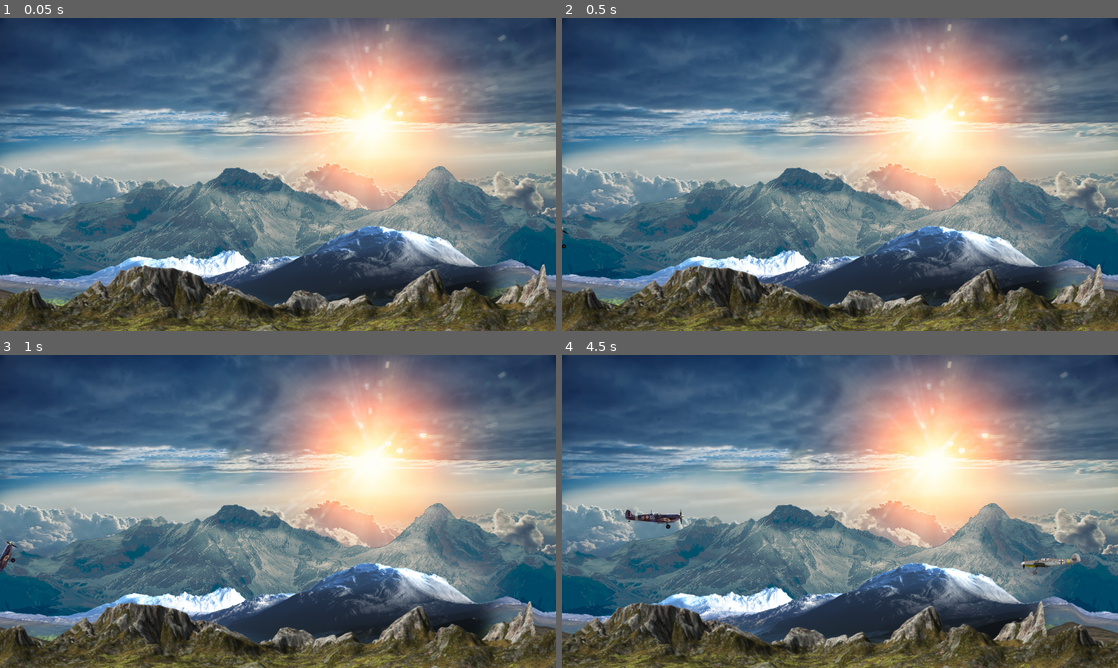
Above: before the commit, frames 1-4 (two rows, left to right).
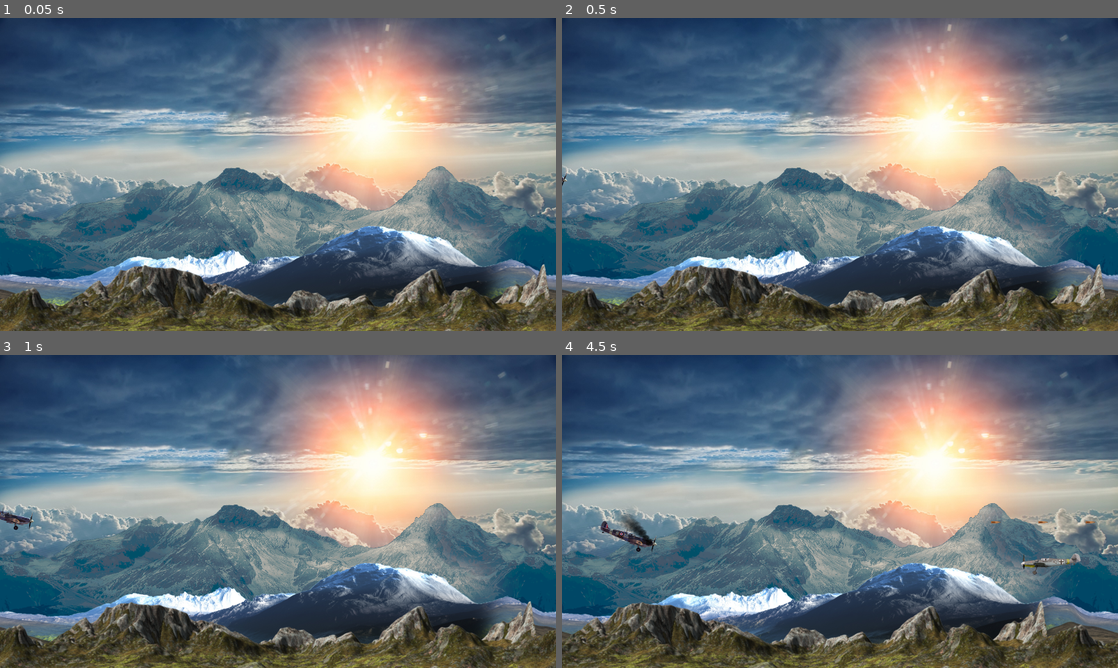
Above: after the commit, the same moments.

Repository: 7OneTwo/Godot-Fighter-Plane-Test
Game: Godot game, scene res://scenes/Game.tscn
The game is run twice, just before and just after one commit, with the same random seed, the same clock (stepped at 60 frames per second) and the same inputs. Sound files missing from this copy of the repository are replaced by a short silence.
Inputs:
- Up to frame 1 (0.05 s): no input
- Up to frame 2 (0.5 s): no input
- Up to frame 3 (1 s): hold Right (move_right) from 0.53 s (still down); hold Space (fire) from 0.53 s (still down)
- Up to frame 4 (4.5 s): release Right (move_right) at 1.28 s; release Space (fire) at 1.28 s; hold Down (move_down) 1.28-2.03 s; tap ` (test) at 1.35, 2.85, 4.35 s; hold Right (move_right) 2.03-2.78 s; hold Space (fire) 2.03-2.78 s; hold Up (move_up) 2.78-3.53 s; hold Space (fire) 3.53-4.28 s; hold Left (move_left) from 3.53 s (still down)

Frame 1 is identical in both runs. In frame 2, less than 0.1% of the frame differs, in the area x 0-2%, y 49-74%; in frame 3, 0.3%; in frame 4, 0.8%, in the area x 6-96%, y 49-63%.

Commit message:
Smoking enemies.

Diff:
--- a/scenes/EnemyPlane.tscn
+++ b/scenes/EnemyPlane.tscn
@@ -17,6 +17,7 @@
 [ext_resource type="AudioStream" uid="uid://cpmifpu5g677u" path="res://assets/audio/ricochet-8.ogg" id="15_ysnax"]
 [ext_resource type="Script" path="res://scripts/HitBox.gd" id="16_c7km0"]
 [ext_resource type="AudioStream" uid="uid://euf40jriwwqr" path="res://assets/audio/engine_bf-109.ogg" id="17_dbu5v"]
+[ext_resource type="Texture2D" uid="uid://drntnp8arjs3i" path="res://assets/images/black_smoke.png" id="18_x2kdw"]
 
 [sub_resource type="AtlasTexture" id="AtlasTexture_ochms"]
 atlas = ExtResource("1_akd7b")
@@ -411,6 +412,33 @@
 "receed": SubResource("Animation_2ky1b")
 }
 
+[sub_resource type="Gradient" id="Gradient_50mit"]
+colors = PackedColorArray(1, 1, 1, 1, 0, 0, 0, 0)
+
+[sub_resource type="GradientTexture1D" id="GradientTexture1D_ne4vx"]
+gradient = SubResource("Gradient_50mit")
+
+[sub_resource type="Curve" id="Curve_upc41"]
+_data = [Vector2(0.011977, 0.261128), 0.0, 0.0, 0, 0, Vector2(1, 1), 0.0, 0.0, 0, 0]
+point_count = 2
+
+[sub_resource type="CurveTexture" id="CurveTexture_8f5cc"]
+curve = SubResource("Curve_upc41")
+
+[sub_resource type="ParticleProcessMaterial" id="ParticleProcessMaterial_6aljh"]
+particle_flag_disable_z = true
+direction = Vector3(2.08165e-12, -1, 2.08165e-12)
+spread = 0.0
+gravity = Vector3(2.08165e-12, 2.08165e-12, 2.08165e-12)
+initial_velocity_min = 100.0
+initial_velocity_max = 100.0
+orbit_velocity_min = 0.0
+orbit_velocity_max = 0.0
+tangential_accel_max = 73.89
+scale_curve = SubResource("CurveTexture_8f5cc")
+color = Color(0, 0, 0, 1)
+color_ramp = SubResource("GradientTexture1D_ne4vx")
+
 [node name="EnemyPlane" type="AnimatedSprite2D" groups=["Enemy Planes"]]
 sprite_frames = SubResource("SpriteFrames_8w346")
 offset = Vector2(103, 36)
@@ -505,7 +533,7 @@
 
 [node name="EngineSound" type="AudioStreamPlayer" parent="."]
 stream = ExtResource("17_dbu5v")
-volume_db = -40.0
+volume_db = -30.0
 
 [node name="EngineAnimation" type="AnimationPlayer" parent="."]
 method_call_mode = 1
@@ -513,6 +541,14 @@
 "": SubResource("AnimationLibrary_ju5wc")
 }
 
+[node name="EngineSmokeParticles" type="GPUParticles2D" parent="."]
+position = Vector2(26, 34)
+rotation = 1.5708
+emitting = false
+amount = 12
+process_material = SubResource("ParticleProcessMaterial_6aljh")
+texture = ExtResource("18_x2kdw")
+
 [connection signal="screen_exited" from="VisibleOnScreenNotifier2D" to="." method="_on_visible_on_screen_notifier_2d_screen_exited"]
 [connection signal="finished" from="ExplosionSound" to="." method="_on_explosion_sound_finished"]
 [connection signal="animation_finished" from="EngineAnimation" to="." method="_on_engine_animation_animation_finished"]
--- a/scenes/Game.tscn
+++ b/scenes/Game.tscn
@@ -13,12 +13,12 @@
 
 [sub_resource type="Curve2D" id="Curve2D_d4jql"]
 _data = {
-"points": PackedVector2Array(-129.373, 80.9574, 129.373, -80.9574, -209, 803, -400.025, 2.3811, 400.025, -2.3811, 244, 484)
+"points": PackedVector2Array(-95.2441, -30.1606, 95.2441, 30.1606, -280, 415, -242.079, 6.3496, 242.079, -6.3496, 120, 493)
 }
 point_count = 2
 
 [sub_resource type="RectangleShape2D" id="RectangleShape2D_j4r0l"]
-size = Vector2(1923, 58)
+size = Vector2(1923, 36)
 
 [node name="Game" type="Node2D"]
 script = ExtResource("1_yubv2")
@@ -56,8 +56,8 @@
 curve = SubResource("Curve2D_d4jql")
 
 [node name="PathFollow2D" type="PathFollow2D" parent="ParallaxBackground/Path2D"]
-position = Vector2(-209, 803)
-rotation = -0.559151
+position = Vector2(-280, 415)
+rotation = 0.306676
 loop = false
 
 [node name="Player" parent="ParallaxBackground/Path2D/PathFollow2D" instance=ExtResource("6_fiq7g")]
@@ -84,7 +84,7 @@
 damage = 999
 
 [node name="CollisionShape2D" type="CollisionShape2D" parent="HitBox"]
-position = Vector2(960, 1050)
+position = Vector2(960, 1061)
 shape = SubResource("RectangleShape2D_j4r0l")
 
 [node name="ExplosionSoundQueue" type="Node" parent="."]
--- a/scripts/EnemyPlane.gd
+++ b/scripts/EnemyPlane.gd
@@ -1,10 +1,10 @@
 extends AnimatedSprite2D
 
-@export var health:int = 3
+@export var health: int = 3
 @export var climb_angle_limit: float = -0.1
 @export var dive_angle_limit: float = 0.1
-@export var speed_min:float = 12
-@export var speed_max:float = 16
+@export var speed_min: float = 12
+@export var speed_max: float = 16
 
 @onready var engine_sound: AudioStreamPlayer = $EngineSound
 @onready var explosion_sound: AudioStreamPlayer = $ExplosionSound
@@ -12,9 +12,11 @@
 @onready var hurt_box := $HurtBox
 @onready var hit_box := $HitBox
 @onready var engine_animation: AnimationPlayer = $EngineAnimation
+@onready var engine_smoke = $EngineSmokeParticles
 
 var speed: float
 var movement_vector: Vector2
+var current_health: float
 
 var rand: RandomNumberGenerator = RandomNumberGenerator.new()
 
@@ -23,6 +25,8 @@
 	rand.randomize()
 	speed = rand.randi_range(speed_min, speed_max)
 	movement_vector = Vector2(-speed, 0)
+
+	current_health = health
 
 	var pitch: float = rand.randf_range(climb_angle_limit, dive_angle_limit)
 	set_rotation(pitch)
@@ -50,10 +54,19 @@
 	if body.get_parent().is_in_group("Player Bullets"):
 		body.get_parent().queue_free()
 
-	health -= amount
+	current_health -= amount
 	richochet_sound.play_random_sound()
 
-	if health <=0:
+	if current_health < health:
+		engine_smoke.emitting = true
+		var s = (health + 1 - current_health) / health
+		engine_smoke.process_material.scale_min = s
+		engine_smoke.process_material.scale_max = s
+	else:
+		engine_smoke.emitting = false
+
+	if current_health <=0:
+		engine_smoke.emitting = false
 		hit_box.queue_free()
 		hurt_box.queue_free()
 		play()
--- a/scripts/Player.gd
+++ b/scripts/Player.gd
@@ -46,7 +46,7 @@
 func _process(delta: float) -> void:
 	if is_game_start:
 		get_parent().set_progress(get_parent().get_progress() + intro_speed * delta)
-		intro_speed -= 0.55
+		#intro_speed -= 0.58
 		if get_parent().get_progress_ratio() == 1:
 			is_game_start = false
 		else:
Not shown: 1 places in scenes/EnemyPlane.tscn that only renumber resources
Not shown: 2 places in scenes/Player.tscn that only renumber resources
